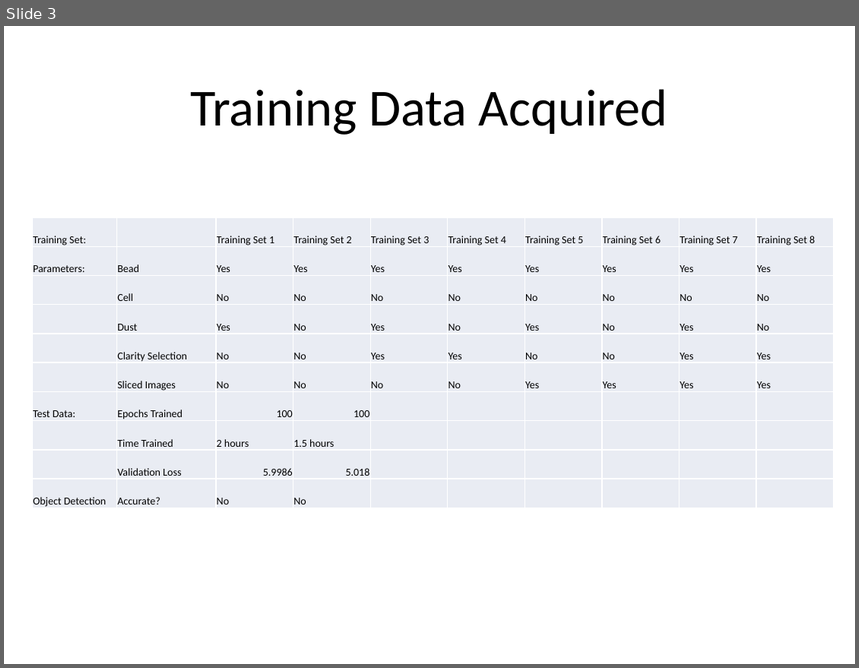
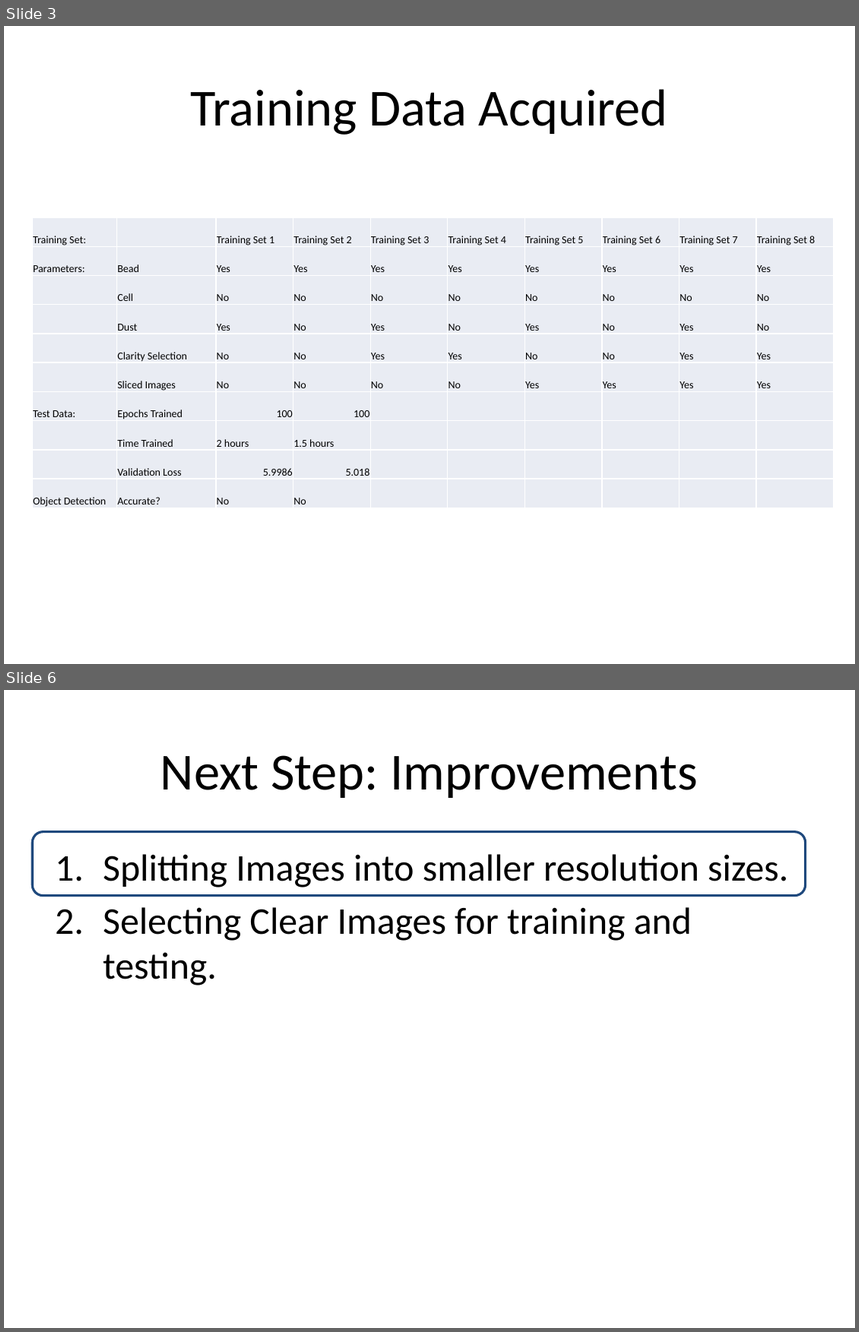
Before and after one commit to jonthanxiong/Lenseless-Plate-Reader, a slide deck: LED Images Data/Data on Training Set 1 and 2.pptx. Shown one above the other, each under a label of ours: slide 3 before the commit, slides 3 and 6 after it; the slides between them are not shown. The pictures are 859x668 and 859x1332 pixels, drawn with LibreOffice and Linux fonts; fonts in the diff are those of the drawing. Boxes give left, top, right and bottom in pixels: in the first picture for what was removed or moved away, otherwise in the second. Text is boxed around its words. In the diff, an @@ line names an element or a change of style, - is before the commit and + after.

```diff
--- a/LED Images Data/Data on Training Set 1 and 2.pptx
+++ b/LED Images Data/Data on Training Set 1 and 2.pptx
@@ slide 6 added at [4,690,855,1328], background #FFFFFF @@
@@ title added at [161,755,698,798], 44 pt, text #000000 @@
+Next Step: Improvements
@@ rounded rectangle added at [32,832,805,896], outline #1F497D 2 pt @@
@@ text added at [103,854,788,986], 32 pt, text #000000 @@
+1. Splitting Images into smaller resolution sizes.
+2. Selecting Clear Images for training and testing.
```
Also in this commit, not shown: 4 other slides added, 1 slide removed, 1 other file.
